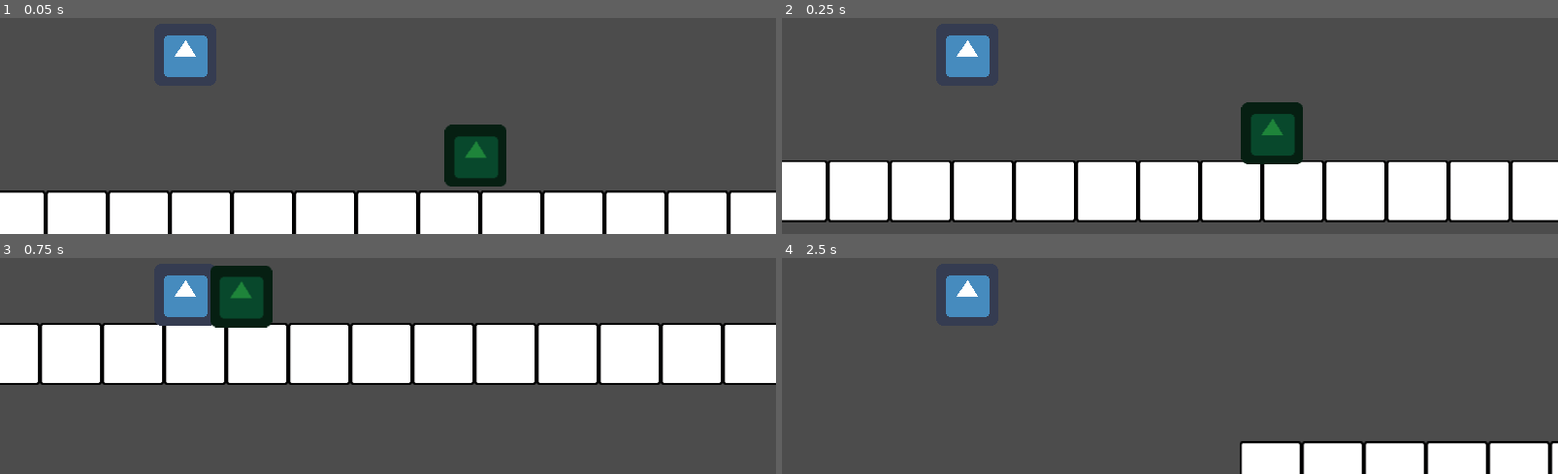
Above: before the commit, frames 1-4 (two rows, left to right).
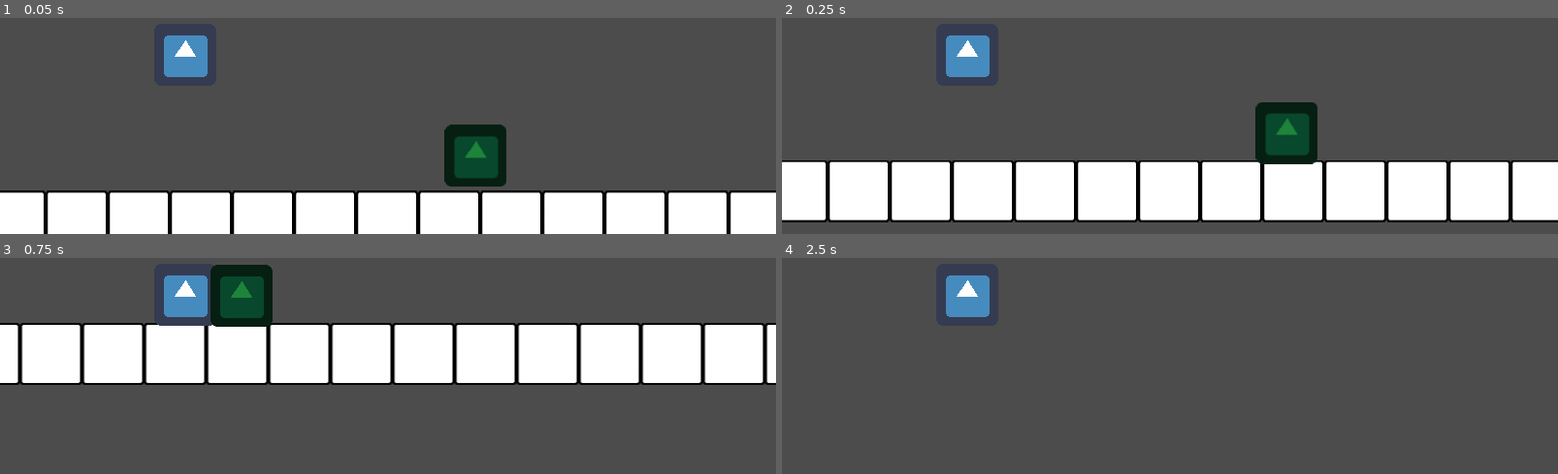
Above: after the commit, the same moments.

Repository: ConnorBS/December-2022-Game-Jam
Game: Godot game, scene res://Scenes/World.tscn
The game is run twice, just before and just after one commit, with the same random seed, the same clock (stepped at 60 frames per second) and the same inputs. The engine's default icon, where the game draws it, is replaced by a stand-in: a white triangle on a blue panel in a dark square.
Inputs:
- Up to frame 1 (0.05 s): no input
- Up to frame 2 (0.25 s): no input
- Up to frame 3 (0.75 s): hold Right (ui_right) from 0.53 s (still down)
- Up to frame 4 (2.5 s): tap Up (ui_up) at 0.77, 1.52 s; tap Enter at 2 s; release Right (ui_right) at 2.03 s; hold Left (ui_left) from 2.03 s (still down)

Frame 1 is identical in both runs. In frame 2, 1.7% of the frame differs, in the area x 59-69%, y 39-68%; in frame 3, 4.9%; in frame 4, 6.1%, in the area x 59-100%, y 84-100%.

Commit message:
Gave enemies some confidence

Diff:
--- a/Scenes/World.tscn
+++ b/Scenes/World.tscn
@@ -33,8 +33,9 @@
 } ]
 0/z_index = 0
 
-[sub_resource type="RectangleShape2D" id=3]
-extents = Vector2( 29.5, 29.5 )
+[sub_resource type="CapsuleShape2D" id=3]
+radius = 30.0
+height = 0.0
 
 [node name="World" type="Node2D"]
 script = ExtResource( 1 )
--- a/Scenes/enemy.gd
+++ b/Scenes/enemy.gd
@@ -12,4 +12,4 @@
 	motion.x =+ speed * direction
 	if is_on_wall():
 		direction = direction * -1
-	motion = move_and_slide(motion)
+	motion = move_and_slide(motion,Vector2.UP)
